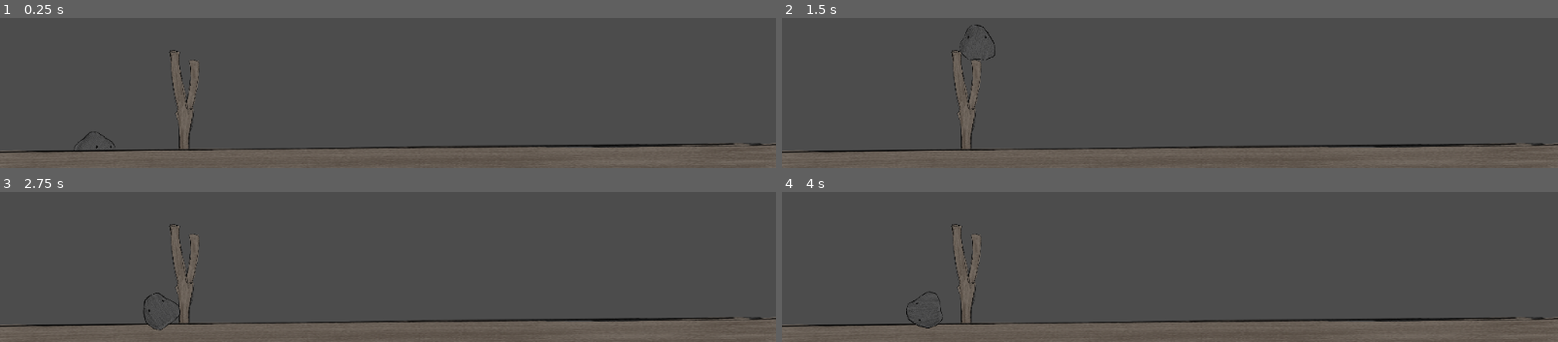
Above: before the commit, frames 1-4 (two rows, left to right).
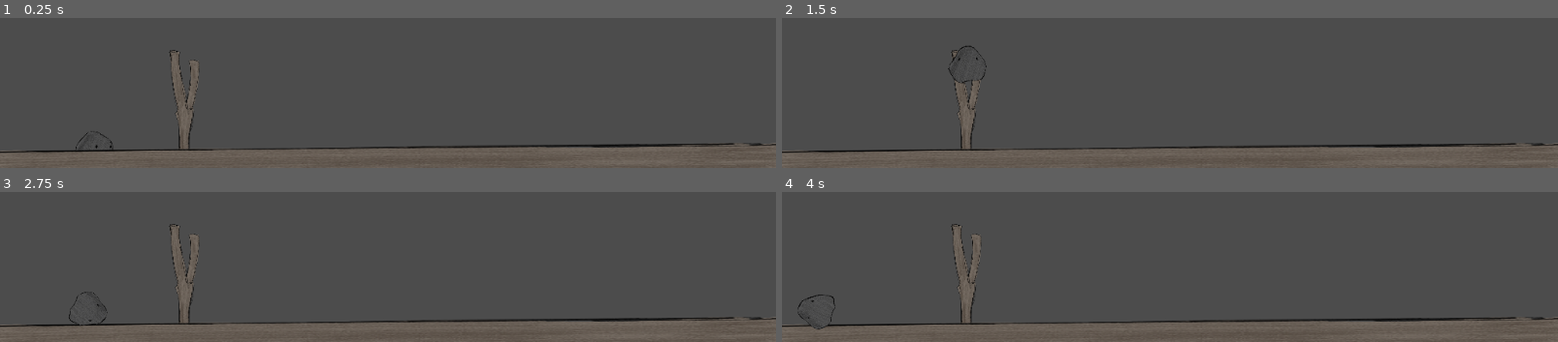
Above: after the commit, the same moments.

Repository: NotBirds/Not-Birds
Game: Godot game, scene res://scenes/scnLevel.tscn
Two runs of this game, one before a commit and one after it. Both use one fixed random seed, a clock stepped at 60 frames per second and the inputs below.
Inputs (mouse positions are in pixels of both pictures, inside the frame that each line leads up to):
- Up to frame 1 (0.25 s): no input
- Up to frame 2 (1.5 s): tap Enter at 0.5 s; move the mouse to (960, 82) at 0.52 s; press the mouse at (960, 82) at 0.53 s; tap Space at 1.25 s; move the mouse to (outside the picture) at 1.27 s; release the mouse at (outside the picture) at 1.28 s; click (outside the picture) at 1.35 s
- Up to frame 3 (2.75 s): move the mouse to (outside the picture) at 2.02 s; press the mouse at (outside the picture) at 2.03 s
- Up to frame 4 (4 s): move the mouse to (1131, 205) at 2.77 s; release the mouse at (1131, 205) at 2.78 s; click (1131, 205) at 2.85 s; move the mouse to (outside the picture) at 3.52 s; press the mouse at (outside the picture) at 3.53 s

The runs differ from the first frame. In frame 1, less than 0.1% of the frame differs, in the area x 9-15%, y 76-88%; in frame 2, 0.4%, in the area x 21-28%, y 4-44%; in frame 3, 0.2%; in frame 4, 0.2%.

Commit message:
Code refactoring

Diff:
--- a/entities/scnBird.tscn
+++ b/entities/scnBird.tscn
@@ -24,5 +24,4 @@
 [node name="asAnimation" type="AnimatedSprite" parent="csHitbox"]
 position = Vector2( -7, 31 )
 frames = SubResource( 2 )
-frame = 1
 playing = true
--- a/entities/scnNot_bird.tscn
+++ /dev/null
@@ -1,26 +0,0 @@
-[gd_scene load_steps=6 format=2]
-
-[ext_resource path="res://assets/sprites/front/3.png" type="Texture" id=1]
-[ext_resource path="res://assets/sprites/front/1.png" type="Texture" id=2]
-[ext_resource path="res://assets/sprites/front/2.png" type="Texture" id=3]
-
-[sub_resource type="CircleShape2D" id=1]
-radius = 105.019
-
-[sub_resource type="SpriteFrames" id=2]
-animations = [ {
-"frames": [ ExtResource( 2 ), ExtResource( 3 ), ExtResource( 1 ) ],
-"loop": true,
-"name": "default",
-"speed": 5.0
-} ]
-
-[node name="rbBird" type="RigidBody2D"]
-
-[node name="csHitbox" type="CollisionShape2D" parent="."]
-shape = SubResource( 1 )
-
-[node name="asAnimation" type="AnimatedSprite" parent="csHitbox"]
-position = Vector2( -7, 31 )
-frames = SubResource( 2 )
-playing = true
--- a/scenes/scnLevel.tscn
+++ b/scenes/scnLevel.tscn
@@ -11,6 +11,8 @@
 [node name="nSlingshot" parent="." instance=ExtResource( 1 )]
 position = Vector2( -205, -78 )
 scale = Vector2( 0.2, 0.2 )
+speed_modifier = 5.0
+max_radius = 400.0
 
 [node name="Camera" type="Camera2D" parent="."]
 position = Vector2( 64, -296 )
--- a/scenes/scnSlingshot.tscn
+++ b/scenes/scnSlingshot.tscn
@@ -46,6 +46,7 @@
 [node name="asNot_bird" type="AnimatedSprite" parent="."]
 position = Vector2( -580, 271 )
 frames = SubResource( 2 )
+frame = 2
 playing = true
 
 [connection signal="input_event" from="aSlingshot_Hitbox" to="." method="_on_aSlingshot_Hitbox_input_event"]
--- a/scripts/scptSlingshot.gd
+++ b/scripts/scptSlingshot.gd
@@ -3,38 +3,40 @@
 var mouse_pos
 onready var top_sling = $lTop_sling
 onready var down_sling = $sTexture/lDown_sling
-onready var sling_center = $pCenter
-onready var not_bird = $asNot_bird
 onready var bird = preload("res://entities/scnBird.tscn")
+
+export(float) var speed_modifier
+export(float) var max_radius
 
 func _ready():
 	top_sling.hide()
 	down_sling.hide()
-	sling_center = sling_center.position #if the sling is going to move, remember to update this poss
-
-
-func _process(_delta):
-	if !can_be_used:
-		return
 
 func _input(_event):
 	if !can_be_used:
 		return
 	if Input.is_action_pressed("leftMouse"):
 			mouse_pos = get_local_mouse_position()
-			top_sling.show()
-			down_sling.show()
-			if mouse_pos.distance_to(sling_center) > 1000:
-				mouse_pos = ((mouse_pos - sling_center).normalized() * 1000  + sling_center)
+			show_sling(true)
+			# Limit the distance radius
+			if mouse_pos.distance_to($pCenter.position) > max_radius:
+				mouse_pos = ((mouse_pos - $pCenter.position).normalized() * max_radius + $pCenter.position)
 			top_sling.points[0] = mouse_pos
 			down_sling.points[0] = mouse_pos
-			not_bird.position += (mouse_pos - not_bird.position) * Vector2(0.5,0.5)
+			$asNot_bird.position = mouse_pos
 	elif Input.is_action_just_released("leftMouse"):
+		show_sling(false)
+		throw_not_bird($asNot_bird.global_position)
+		$asNot_bird.position = Vector2(0, 0)
+		can_be_used = false
+
+func show_sling(show):
+	if show:
+		top_sling.show()
+		down_sling.show()
+	else:
 		top_sling.hide()
 		down_sling.hide()
-		throw_not_bird(not_bird.global_position)
-		not_bird.position = Vector2(-580 , 271) #+= (Vector2(-580 , 271) - not_bird.position) * Vector2(0.5,0.5) #makes it go smoot
-		can_be_used = false
 
 func _on_aSlingshot_Hitbox_input_event(_viewport, _event, _shape_idx):#this strigger when the mouse is over the chHitbox
 	can_be_used = true
@@ -44,5 +46,5 @@
 	get_parent().add_child(real_bird)
 	real_bird.position = last_mouse_pos
 	var speed = $pCenter.global_position - last_mouse_pos
-	real_bird.apply_impulse(Vector2(), speed * 2)
-	not_bird.hide()
+	real_bird.apply_central_impulse(speed * speed_modifier)
+	$asNot_bird.hide()
